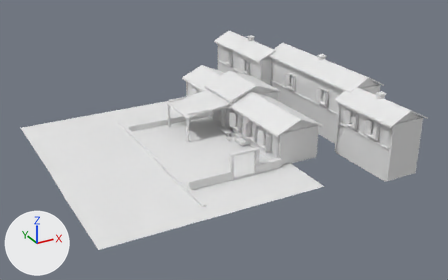
Before and after pictures for a commit that changed the OBJ model projects/hichaukitoden-game/assets/authoring/candidates/passage_house_courtyard/package/environment.obj.
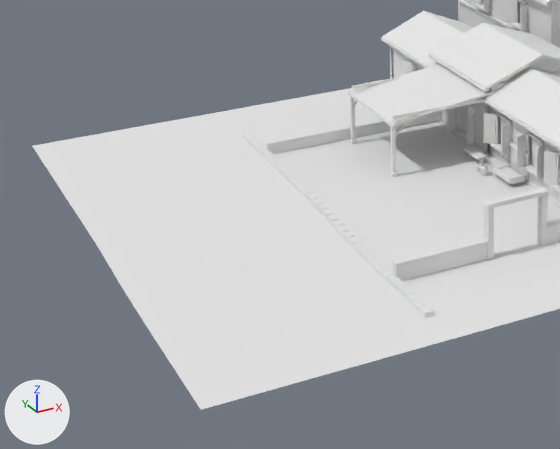
Each version appears first whole from a 50 mm camera at (-29.9, -52.1, 29.7) aimed at (1.7, 5.4, 0.9), and next in a close-up on the part from 1% to 59% of the width and 21% to 96% of the height. Every picture has the same lights, and +X, +Y and +Z are marked at lower left. The first two pictures are the older version. Where no turn or scale is listed for an object, it has been applied to the vertices.

Objects in the first close-up: 'environment'.
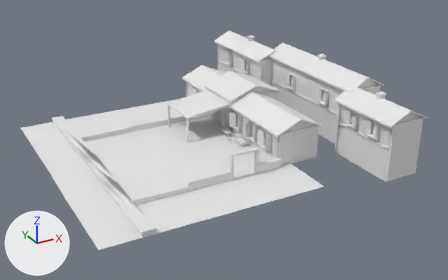
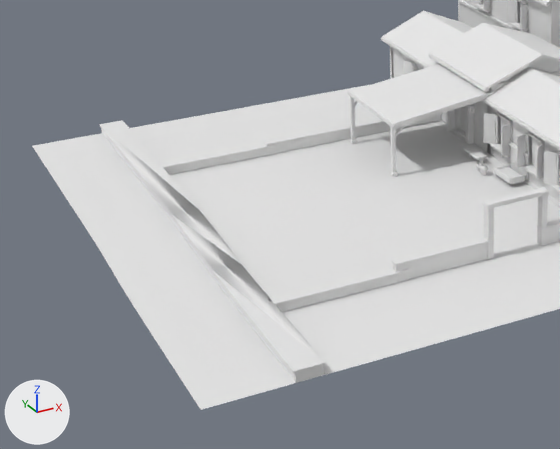
Changed parts and their boxes [x1, y1, x2, y2] in the close-ups (560 x 449 px; the box of a moved part takes in the faces that stretch with it):
```json
{"part": 1, "of": "me_environment", "change": "added", "after": [269, 268, 410, 305]}
{"part": 2, "of": "me_environment", "change": "added", "after": [159, 143, 279, 169]}
{"part": 3, "of": "me_environment", "change": "added", "after": [101, 128, 323, 383]}
{"part": 4, "of": "me_environment", "change": "added", "after": [99, 120, 325, 374]}
{"part": 5, "of": "me_environment", "change": "deleted", "before": [242, 131, 434, 318]}
{"part": 6, "of": "me_environment", "change": "moved or reshaped", "before": [265, 76, 525, 281], "after": [165, 96, 525, 312]}
```

Scene script edits in JSON lines:
```json
{"block": "me_environment", "where": "# used by ob_environment; location = (0.0, 0.0, 0.0)"}
{"op": "remove", "block": "me_environment", "code": "me_environment.from_pydata(...)  # 3541 vertices, 5928 faces; spans x -17.8..18.2, y -10.4..26.4, z -0.1..8.8"}
{"op": "add", "block": "me_environment", "code": "me_environment.from_pydata(...)  # 3353 vertices, 5655 faces; spans x -17.8..18.2, y -10.4..26.4, z -0.1..8.8"}
{"block": "me_environment", "change": "me_environment part 1: the loose piece of 24 vertices spanning x 1.3..4.6, y -2.3..-1.9, z 0.9..1.0 is copied, and the copy is scaled about its middle by (2.11, 1.24, 0.95), then moved by (-12.2, 0.0, -0.4); it spans x -12.6..-5.8, y -2.4..-1.8, z 0.5..0.6"}
{"block": "me_environment", "change": "me_environment part 2: a new loose piece of 24 vertices spanning x -12.6..-5.8, y 14.1..14.7, z 0.8..0.9, in mat_environmentbakedatlas (white #e7e7e7)"}
{"block": "me_environment", "change": "me_environment part 3: a new loose piece of 16 vertices spanning x -13.8..-12.6, y -8.0..22.0, z 0.0..0.8, in mat_environmentbakedatlas (white #e7e7e7)"}
{"block": "me_environment", "change": "me_environment part 4: a new loose piece of 16 vertices spanning x -13.9..-12.5, y -8.0..22.0, z 0.5..0.9, in mat_environmentbakedatlas (white #e7e7e7)"}
{"block": "me_environment", "change": "me_environment part 5: 36 loose pieces with 288 vertices, spanning x -6.8..-6.4, y -5.8..17.6, z 0.0..0.5, are deleted"}
{"block": "me_environment", "change": "me_environment part 6"}
{"block": "me_environment", "change": "42 vertices are removed from x -1.5..4.6, y 8.2..13.6, z 3.3..3.8"}
{"block": "me_environment", "change": "212 faces are deleted"}
{"block": "me_environment", "change": "24 vertices move from x -6.5..4.6, y -2.3..14.2, z 0.3..3.6 to x -6.5..4.6, y -2.3..14.2, z 0.3..4.0"}
{"block": "me_environment", "change": "38 vertices are added at x -12.6..4.6, y -2.3..14.6, z 0.0..4.0"}
{"block": "me_environment", "change": "8 new vertices lie (0.8, 0.0, 0.7) away from vertices in x -1.5, y 8.2..13.6, z 2.5"}
{"block": "me_environment", "change": "8 new vertices lie (-6.1, 0.0, -0.8) away from vertices in x 4.6, y 8.3..13.6, z 3.8..4.0"}
{"block": "me_environment", "change": "8 new vertices lie (6.7, 0.0, 0.0) away from vertices in x -12.6, y -2.3..14.6, z 0.0..0.8"}
{"block": "me_environment", "change": "225 new faces join them"}
{"block": "me_environment", "change": "other edits to the shape of me_environment do not show in these pictures"}
```
